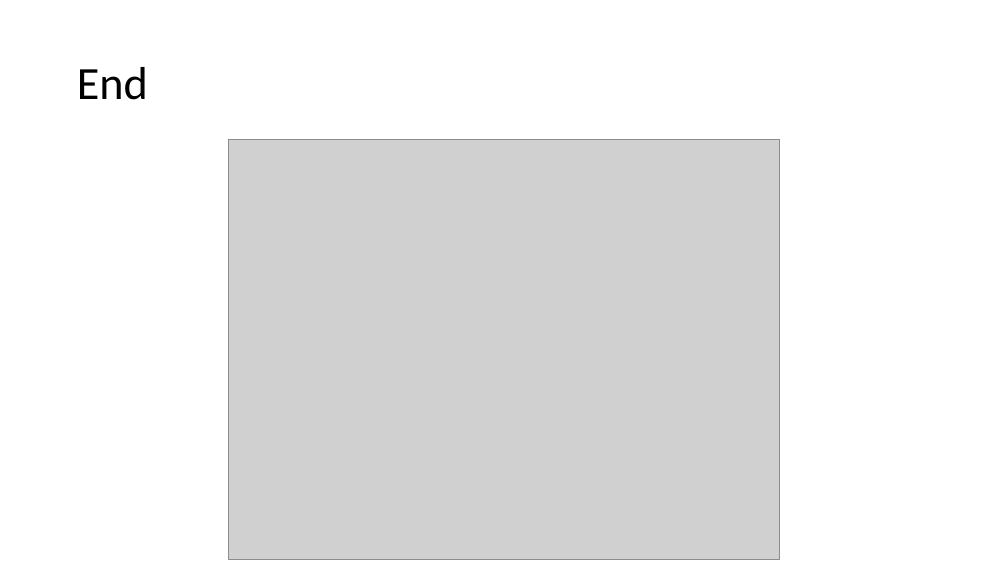
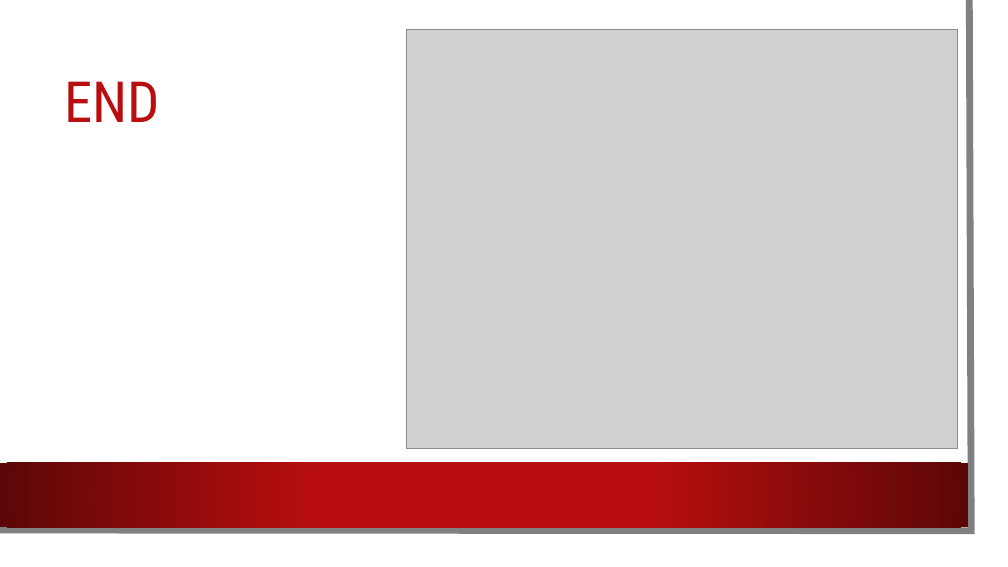
Before and after one commit to csmith1188/docpacs2122, a slide deck: slide 7 of docpac_mar18/Jaysin/ShourSnourGlass.pptx. Drawn at 1008x567 pixels with LibreOffice and Linux fonts; fonts in the diff are those of the drawing; grey boxes stand for pictures; background and template pictures are left out. Boxes give left, top, right and bottom in pixels: in the first picture for what was removed or moved away, otherwise in the second. Text is boxed around its words. In the diff, an @@ line names an element or a change of style, - is before the commit and + after.

```diff
--- a/docpac_mar18/Jaysin/ShourSnourGlass.pptx
+++ b/docpac_mar18/Jaysin/ShourSnourGlass.pptx
@@ rectangle added at (x1=0, y1=0, x2=991, y2=550), fill #FFFFFF @@
@@ freeform shape added at (x1=0, y1=0, x2=972, y2=531), outline #808080 6.5 pt @@
@@ picture moved from (x1=228, y1=140, x2=780, y2=560) to (x1=406, y1=29, x2=957, y2=448) @@
@@ title at (x1=64, y1=81, x2=160, y2=122): text changed; size 44 to 54 pt; font Calibri to Roboto Condensed; text colour #000000 to #B80E0F @@
-End
+END
@@ rectangle added at (x1=0, y1=463, x2=968, y2=527), fill gradient #B80E0F to #5C0707 @@
```
Also in this commit, not shown: 6 other slides changed.
